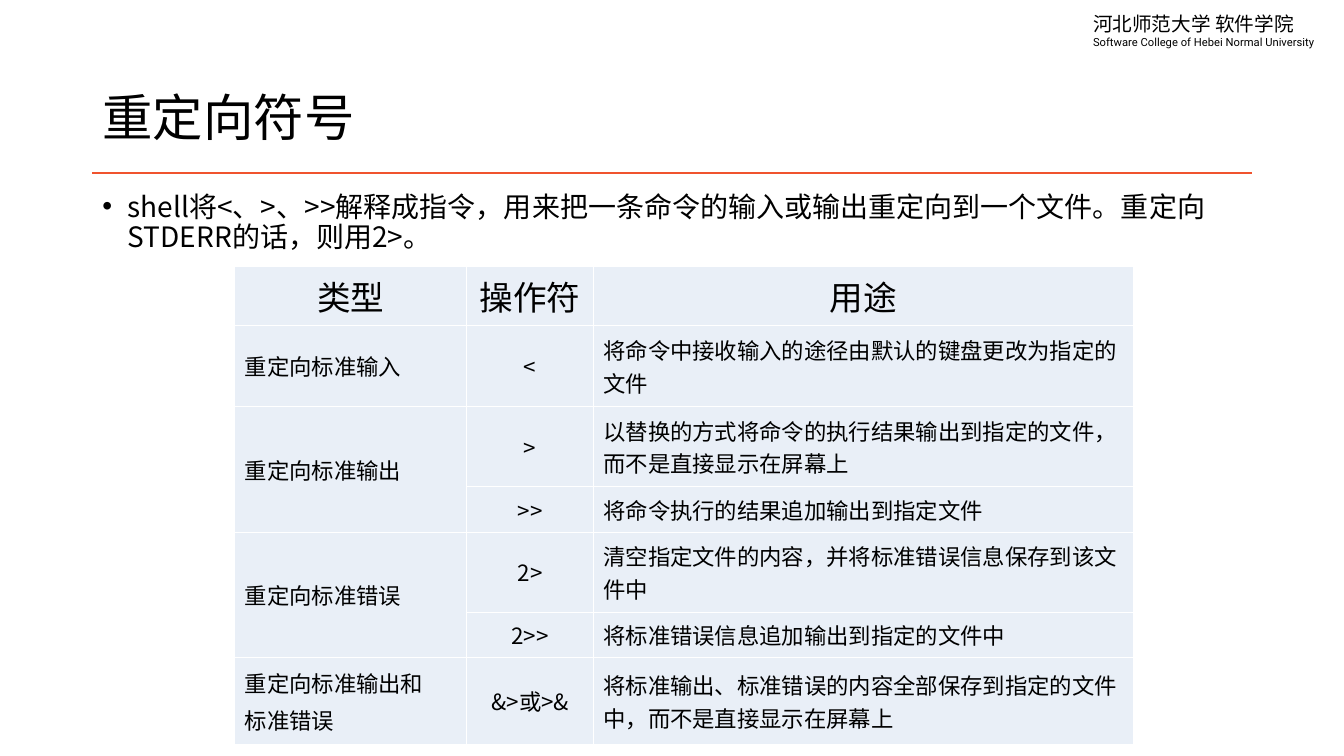
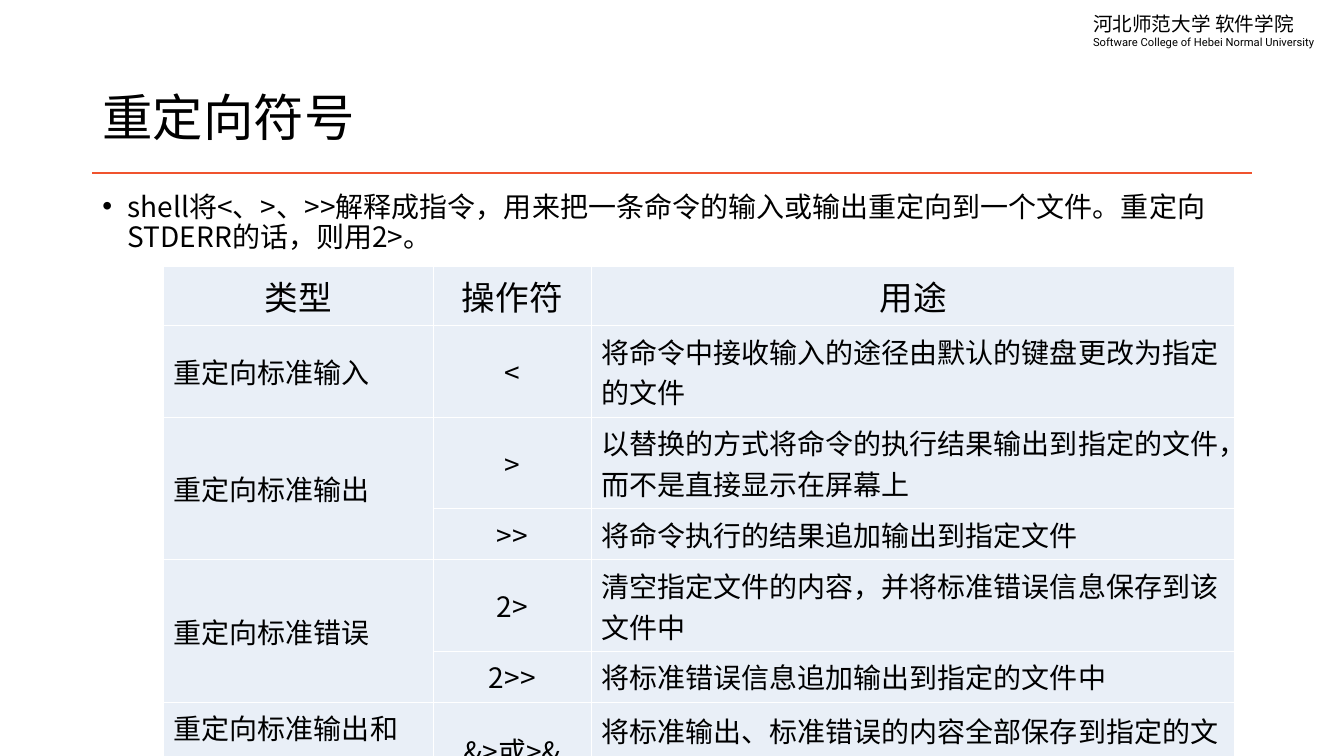
Before and after one commit to edu2act/course-linux-system, a slide deck: slide 4 of materials/slides/ch04-io-redrection-and-pipe.pptx. Drawn at 1344x756 pixels with LibreOffice and Linux fonts; fonts in the diff are those of the drawing. Boxes give left, top, right and bottom in pixels: in the first picture for what was removed or moved away, otherwise in the second. Text is boxed around its words. In the diff, an @@ line names an element or a change of style, - is before the commit and + after.

```diff
--- a/materials/slides/ch04-io-redrection-and-pipe.pptx
+++ b/materials/slides/ch04-io-redrection-and-pipe.pptx
@@ table at box(163, 267, 1234, 749) @@
@@ size 16 to 20 pt @@
@@ table: place and size @@
-table at box(235, 267, 1133, 743)
+table at box(163, 267, 1234, 749)
```
Also in this commit, not shown: 5 other slides changed.
